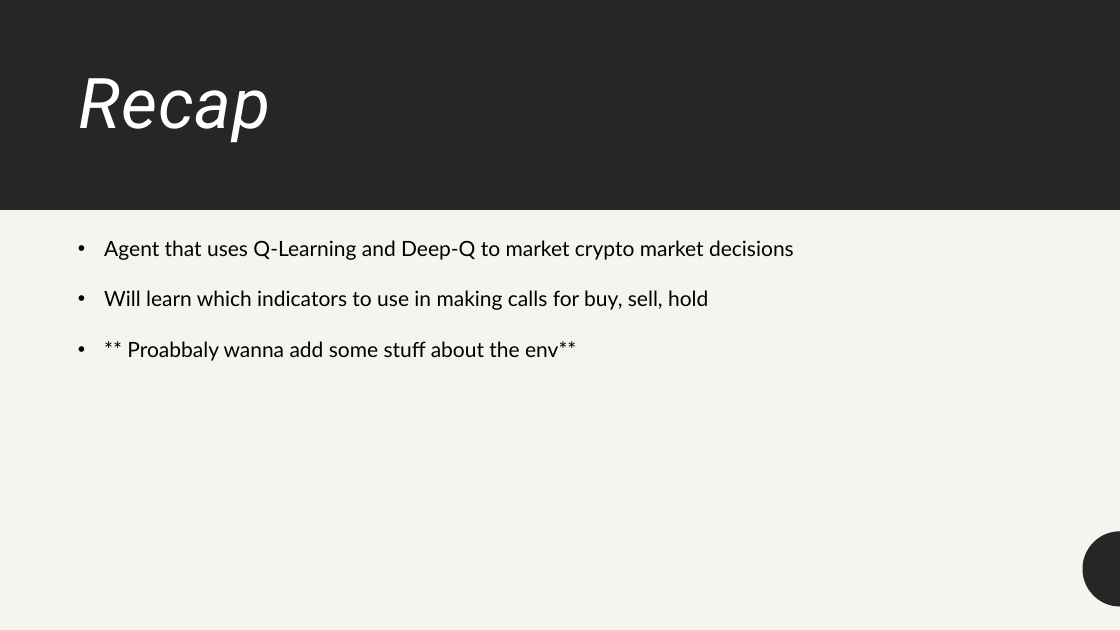
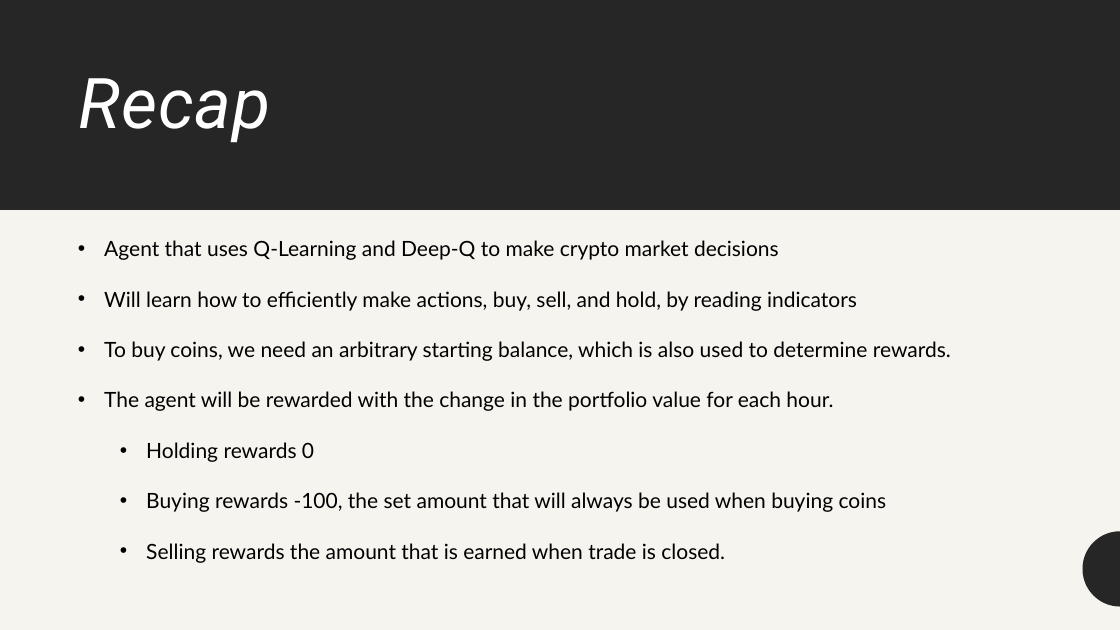
Before and after one commit to JacobTheDuck/Crypto-Reinforcement-Learning, a slide deck: slide 2 of RL Crypto Midterm.pptx. Drawn at 1120x630 pixels with LibreOffice and Linux fonts; fonts in the diff are those of the drawing. Boxes give left, top, right and bottom in pixels: in the first picture for what was removed or moved away, otherwise in the second. Text is boxed around its words. In the diff, an @@ line names an element or a change of style, - is before the commit and + after.

```diff
--- a/RL Crypto Midterm.pptx
+++ b/RL Crypto Midterm.pptx
@@ text at <box>104,240,951,563</box>: text changed @@
-• Agent that uses Q-Learning and Deep-Q to market crypto market decisions
-• Will learn which indicators to use in making calls for buy, sell, hold
-• ** Proabbaly wanna add some stuff about the env**
+• Agent that uses Q-Learning and Deep-Q to make crypto market decisions
+• Will learn how to efficiently make actions, buy, sell, and hold, by reading indicators
+• To buy coins, we need an arbitrary starting balance, which is also used to determine rewards.
+• The agent will be rewarded with the change in the portfolio value for each hour.
+  • Holding rewards 0
+  • Buying rewards -100, the set amount that will always be used when buying coins
+  • Selling rewards the amount that is earned when trade is closed.
```
Also in this commit, not shown: 1 other slide changed, 2 slides added.
